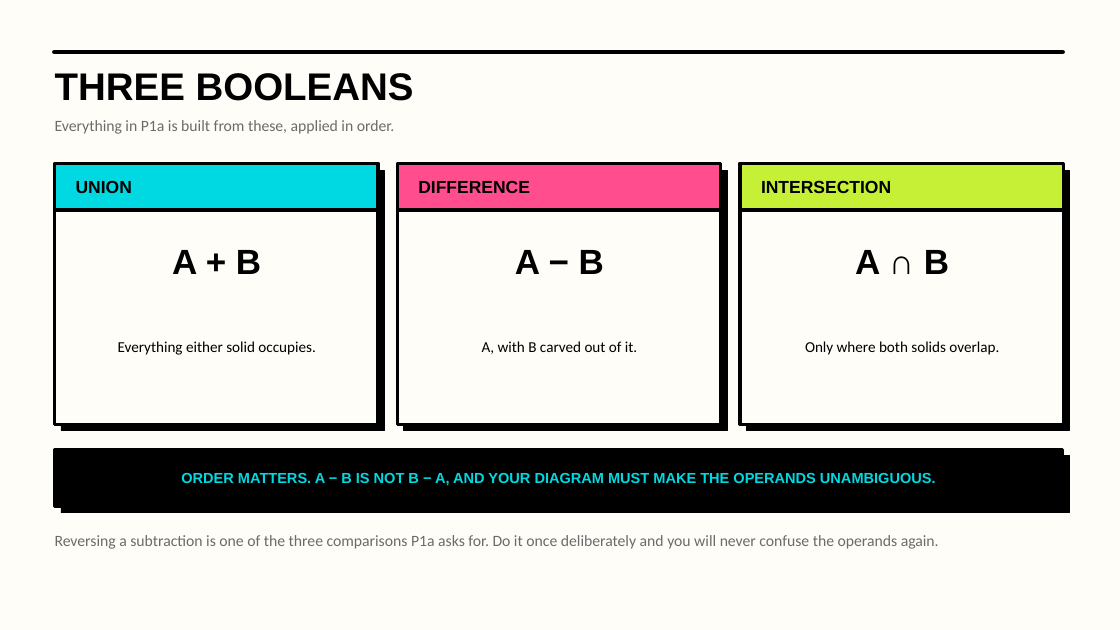
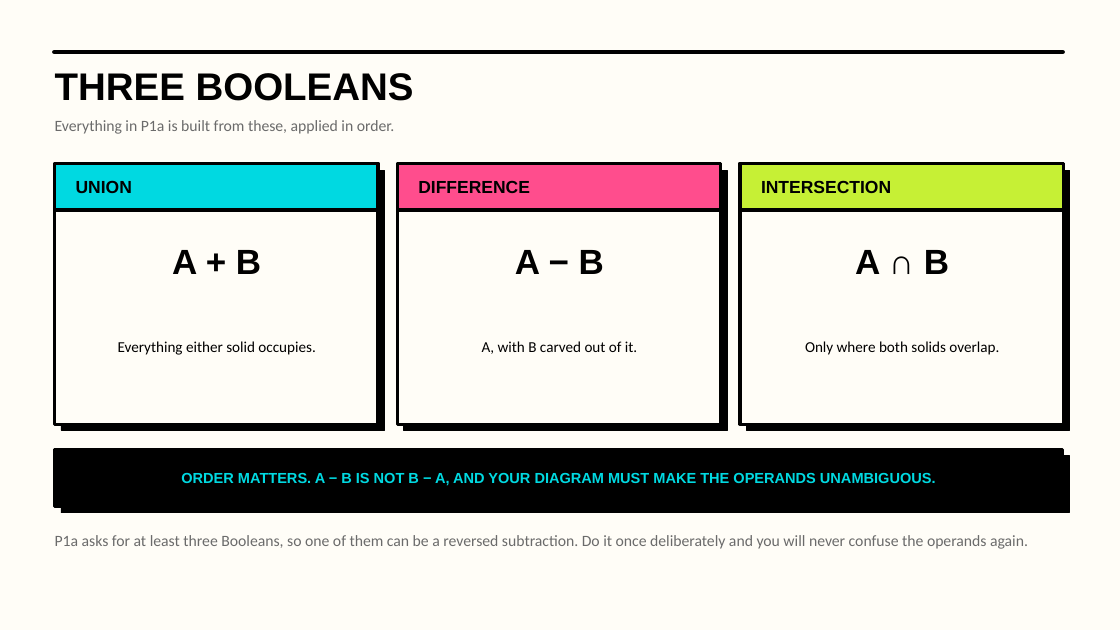
Before and after one commit to luigipacheco/arc3133, a slide deck: slide 4 of slides/ARC3133_Class02.pptx. Drawn at 1120x630 pixels with LibreOffice and Linux fonts; fonts in the diff are those of the drawing. Boxes give left, top, right and bottom in pixels: in the first picture for what was removed or moved away, otherwise in the second. Text is boxed around its words. In the diff, an @@ line names an element or a change of style, - is before the commit and + after.

```diff
--- a/slides/ARC3133_Class02.pptx
+++ b/slides/ARC3133_Class02.pptx
@@ text at [55, 535, 1028, 549]: text changed @@
-Reversing a subtraction is one of the three comparisons P1a asks for. Do it once deliberately and you will never confuse the operands again.
+P1a asks for at least three Booleans, so one of them can be a reversed subtraction. Do it once deliberately and you will never confuse the operands again.
```
Also in this commit, not shown: 5 other slides changed, 38 other files.
